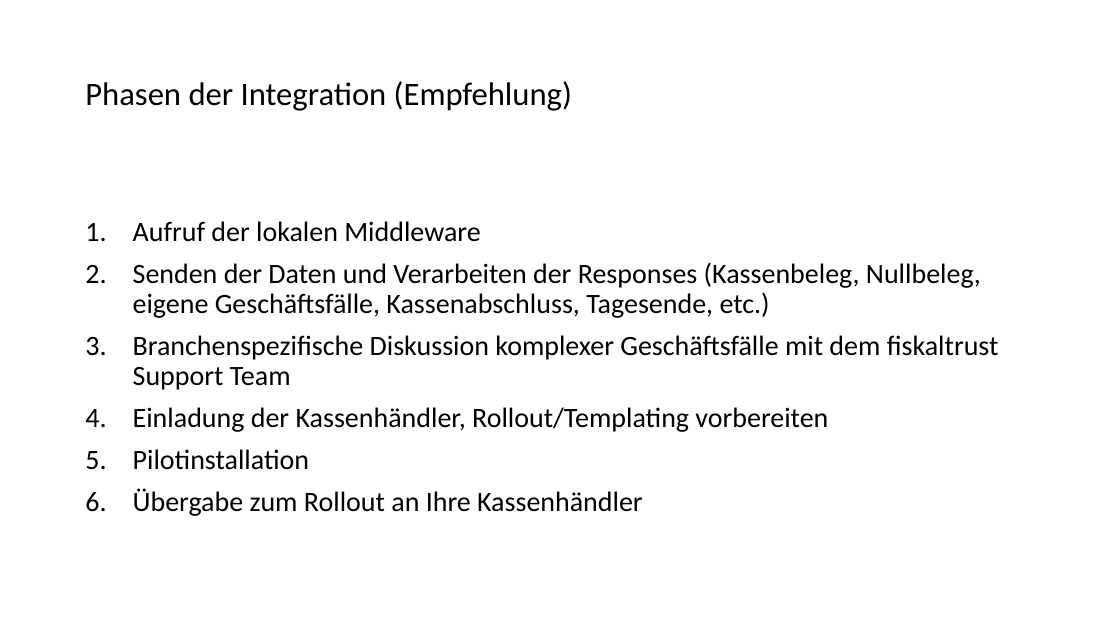
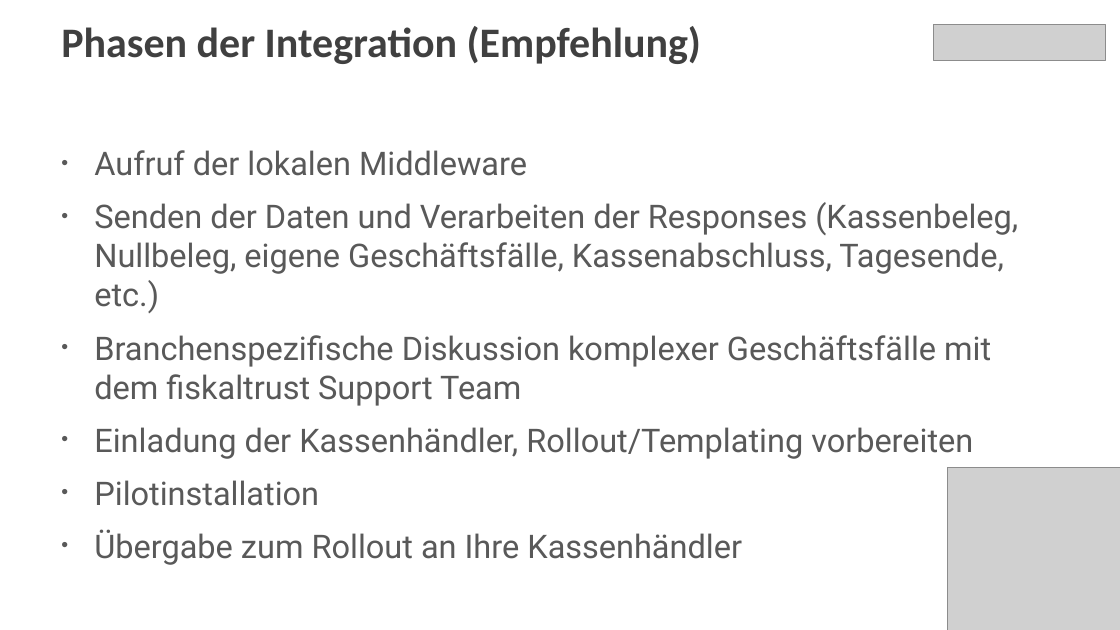
Before and after one commit to fiskaltrust/productdescription-de-doc, a slide deck: slide 22 of for-poscreators/presentation/media/lead-presentation-creator-de.pptx. Drawn at 1120x630 pixels with LibreOffice and Linux fonts; fonts in the diff are those of the drawing; grey boxes stand for pictures. Boxes give left, top, right and bottom in pixels: in the first picture for what was removed or moved away, otherwise in the second. Text is boxed around its words. In the diff, an @@ line names an element or a change of style, - is before the commit and + after.

```diff
--- a/for-poscreators/presentation/media/lead-presentation-creator-de.pptx
+++ b/for-poscreators/presentation/media/lead-presentation-creator-de.pptx
@@ title "Phasen der Integration (Empfehlung)": place and size @@
-title "Phasen der Integration (Empfehlung)" at [85, 81, 572, 111]
+title "Phasen der Integration (Empfehlung)" at [61, 26, 701, 64]
@@ title "Phasen der Integration (Empfehlung)" at [61, 26, 701, 64]: size 28 to 36 pt, text colour #000000 to #404040, bold on; vertical alignment middle to top @@
@@ picture added at [933, 24, 1105, 61] @@
@@ text "Aufruf der lokalen Middleware": place and size @@
-text "Aufruf der lokalen Middleware" at [133, 221, 999, 516]
+text "Aufruf der lokalen Middleware" at [94, 150, 1018, 565]
@@ text "Aufruf der lokalen Middleware" at [94, 150, 1018, 565]: size 24 to 27.9 pt, font Calibri to Roboto, text colour #000000 to #595959; bullet 1. to •; line spacing 0.9 to 1; more space between paragraphs @@
@@ picture added at [948, 468, 1120, 630] @@
```
Also in this commit, not shown: 26 other slides changed, 3 slides added, 3 slides removed.
